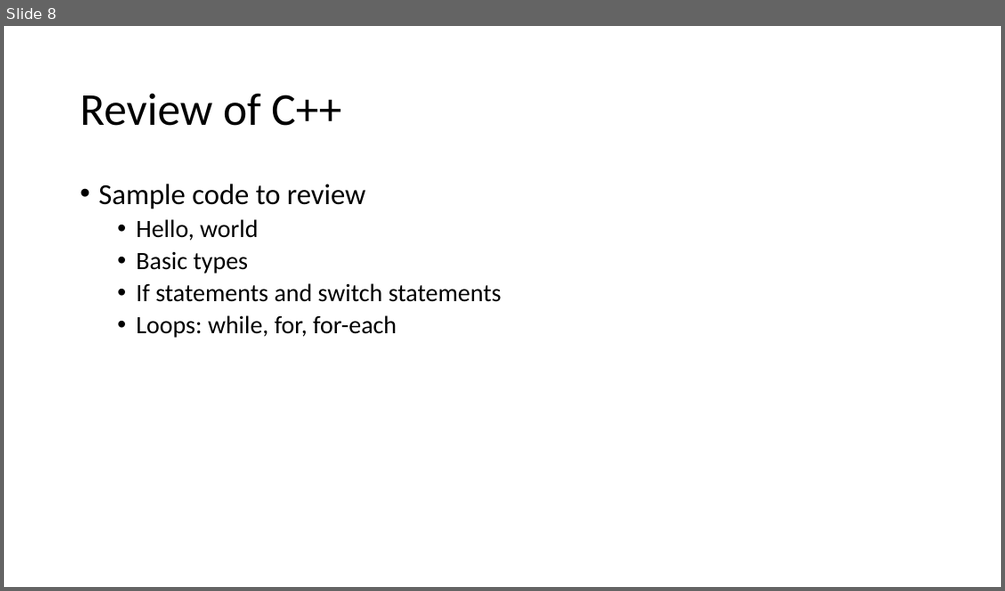
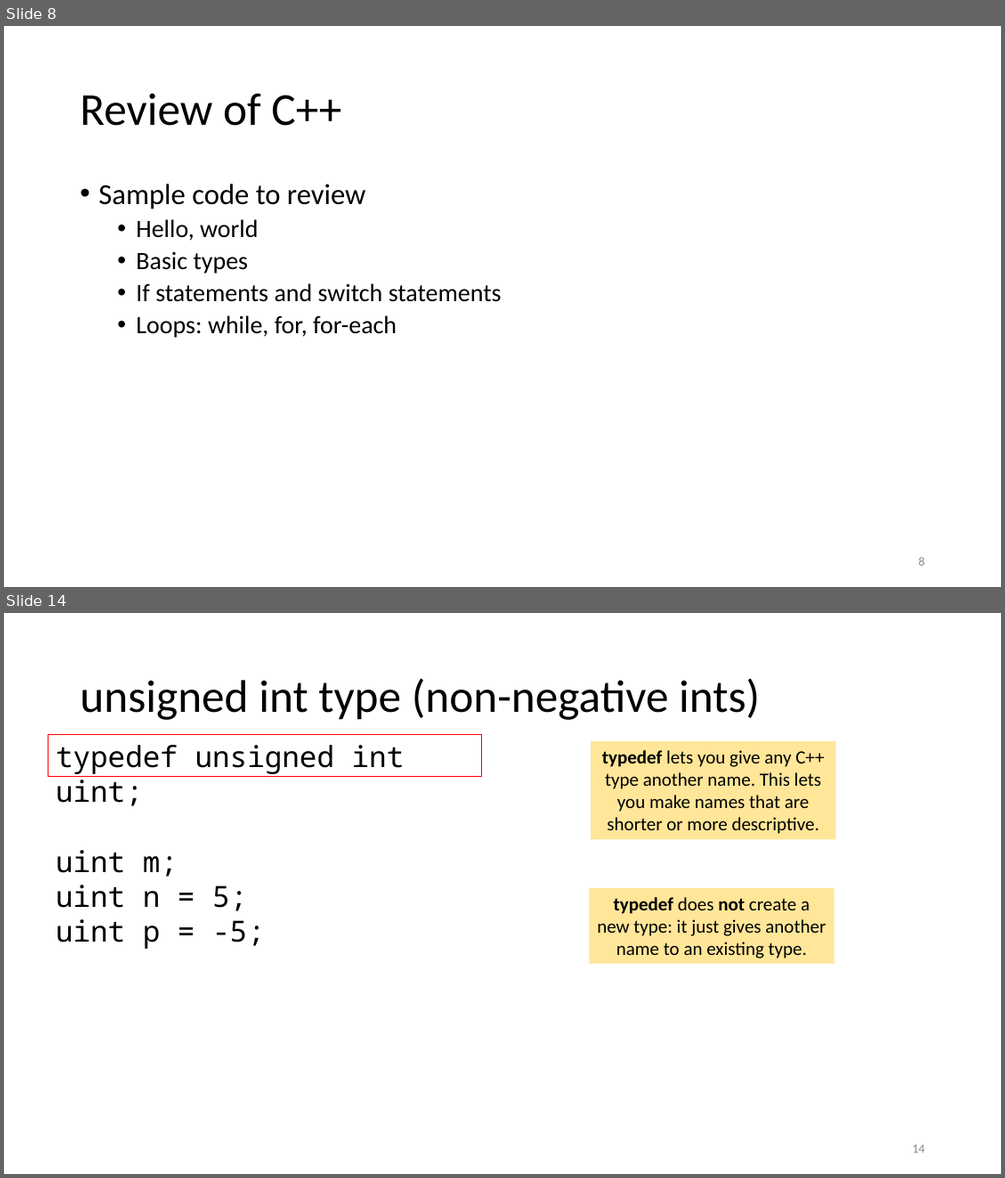
Before and after one commit to tjd1234/cmpt135spring2024, a slide deck: sample_code/week1/week1_cmpt135.pptx. Shown one above the other, each under a label of ours: slide 8 before the commit, slides 8 and 14 after it; the slides between them are not shown. The pictures are 1005x591 and 1005x1178 pixels, drawn with LibreOffice and Linux fonts; fonts in the diff are those of the drawing. Boxes give left, top, right and bottom in pixels: in the first picture for what was removed or moved away, otherwise in the second. Text is boxed around its words. In the diff, an @@ line names an element or a change of style, - is before the commit and + after.

```diff
--- a/sample_code/week1/week1_cmpt135.pptx
+++ b/sample_code/week1/week1_cmpt135.pptx
@@ slide 14 added at [4, 613, 1001, 1174], background #FFFFFF @@
@@ title added at [80, 678, 760, 720], 44 pt, text #000000 @@
+unsigned int type (non-negative ints)
@@ rectangle added at [48, 735, 482, 777], outline #FF0000 1 pt @@
@@ text added at [56, 745, 404, 949], 28 pt, text #000000 @@
+typedef unsigned int uint;
+uint m;
+uint n = 5;
+uint p = -5;
@@ rectangle added at [591, 742, 836, 840], fill #FFE699, 18 pt, text #000000 @@
+typedef lets you give any C++ type another name. This lets you make names that are shorter or more descriptive.
@@ rectangle added at [590, 888, 834, 964], fill #FFE699, 18 pt, text #000000 @@
+typedef does not create a new type: it just gives another name to an existing type.
@@ page number added at [912, 1144, 924, 1152], 12 pt, text #8C8C8C @@
+14
@@ slide 8 changed as well @@
@@ page number added at [918, 556, 924, 565], 12 pt, text #8C8C8C @@
+8
```
Also in this commit, not shown: 8 other slides changed, 18 other slides added, 6 other files.
